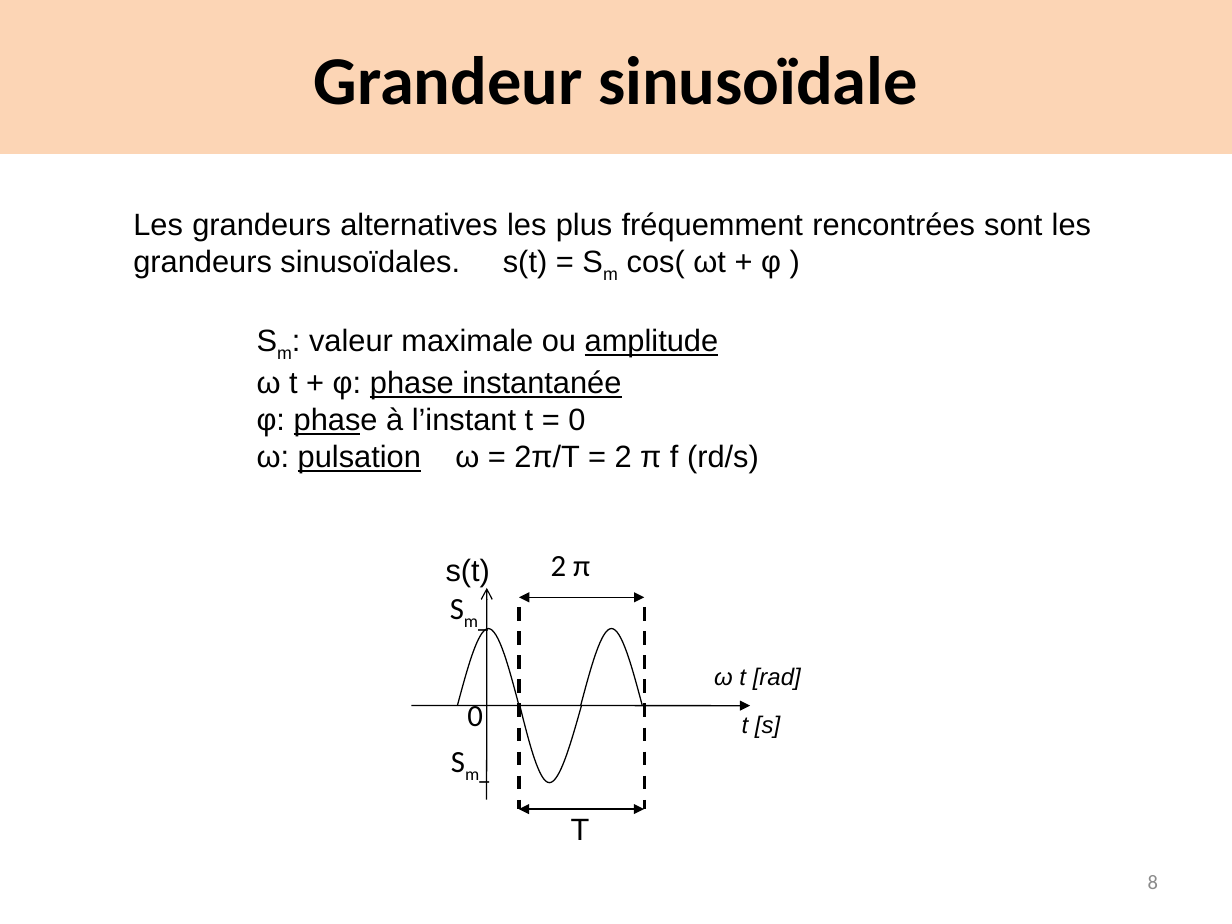
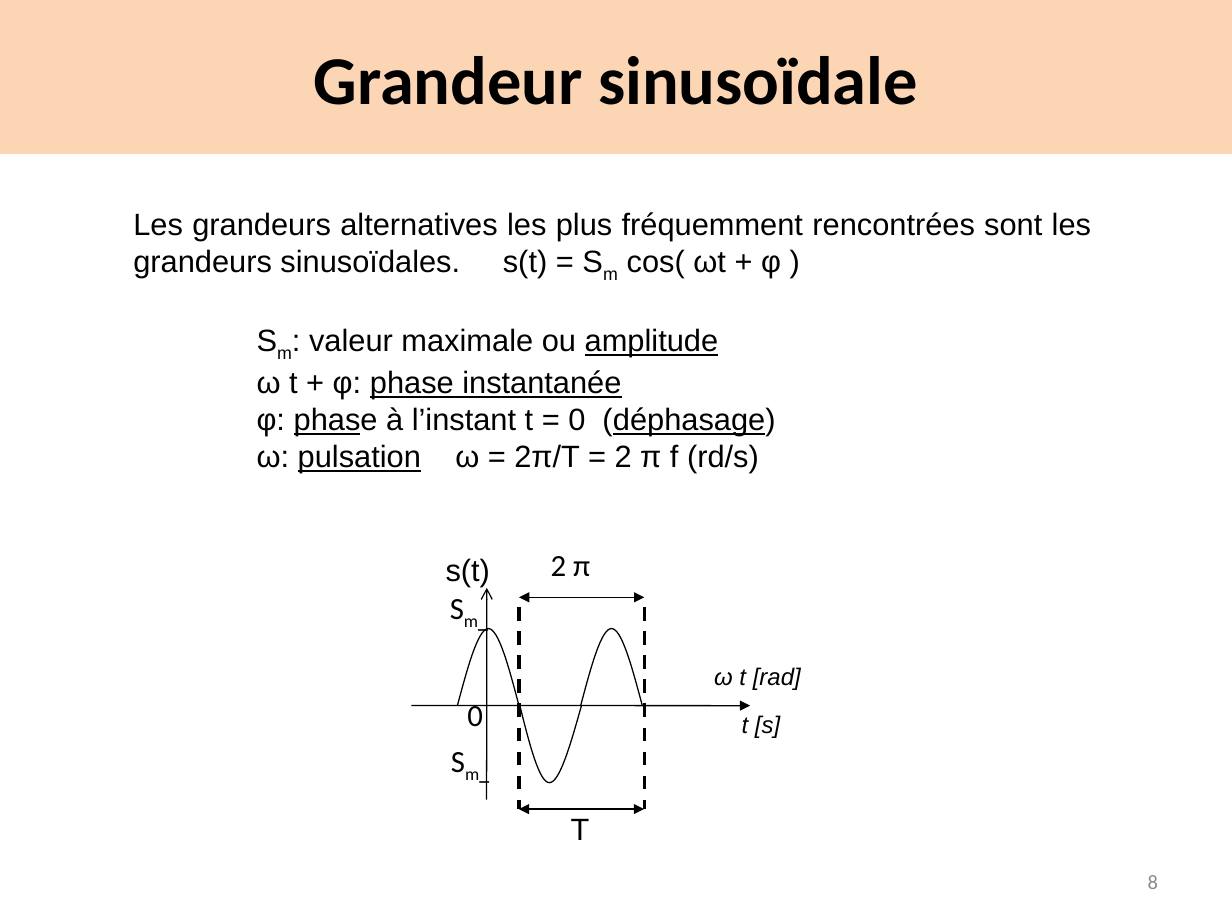
Before and after one commit to alinejmi/alinejmi.github.io, a slide deck: slide 8 of files/Chap1-Rseaualternatifmonophas.pptx. Drawn at 1232x924 pixels with LibreOffice and Linux fonts; fonts in the diff are those of the drawing. Boxes give left, top, right and bottom in pixels: in the first picture for what was removed or moved away, otherwise in the second. Text is boxed around its words. In the diff, an @@ line names an element or a change of style, - is before the commit and + after.

```diff
--- a/files/Chap1-Rseaualternatifmonophas.pptx
+++ b/files/Chap1-Rseaualternatifmonophas.pptx
@@ text at [257,407,775,436]: text changed @@
-φ: phase à l’instant t = 0
+φ: phase à l’instant t = 0 (déphasage)
```
Also in this commit, not shown: 9 other slides changed, 1 other file.
